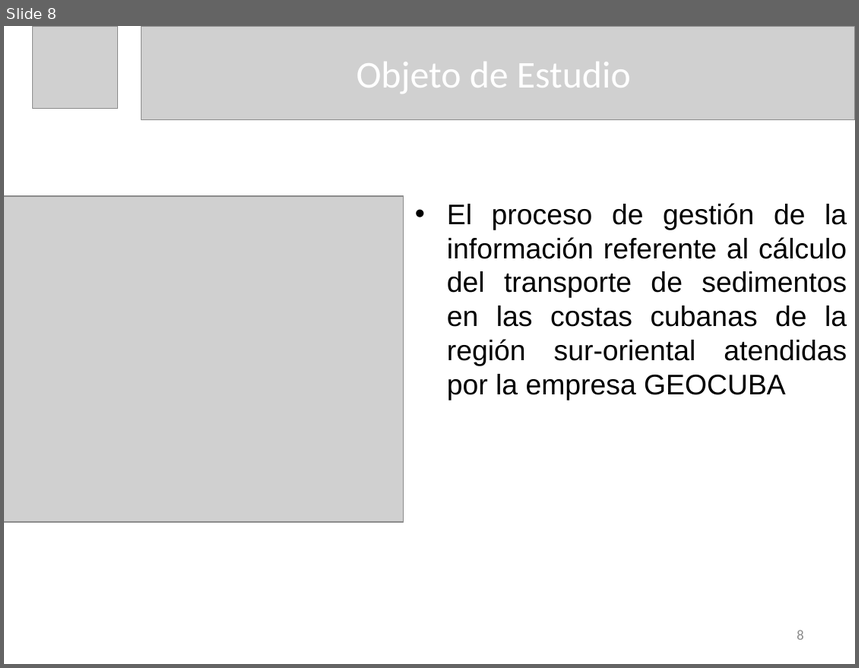
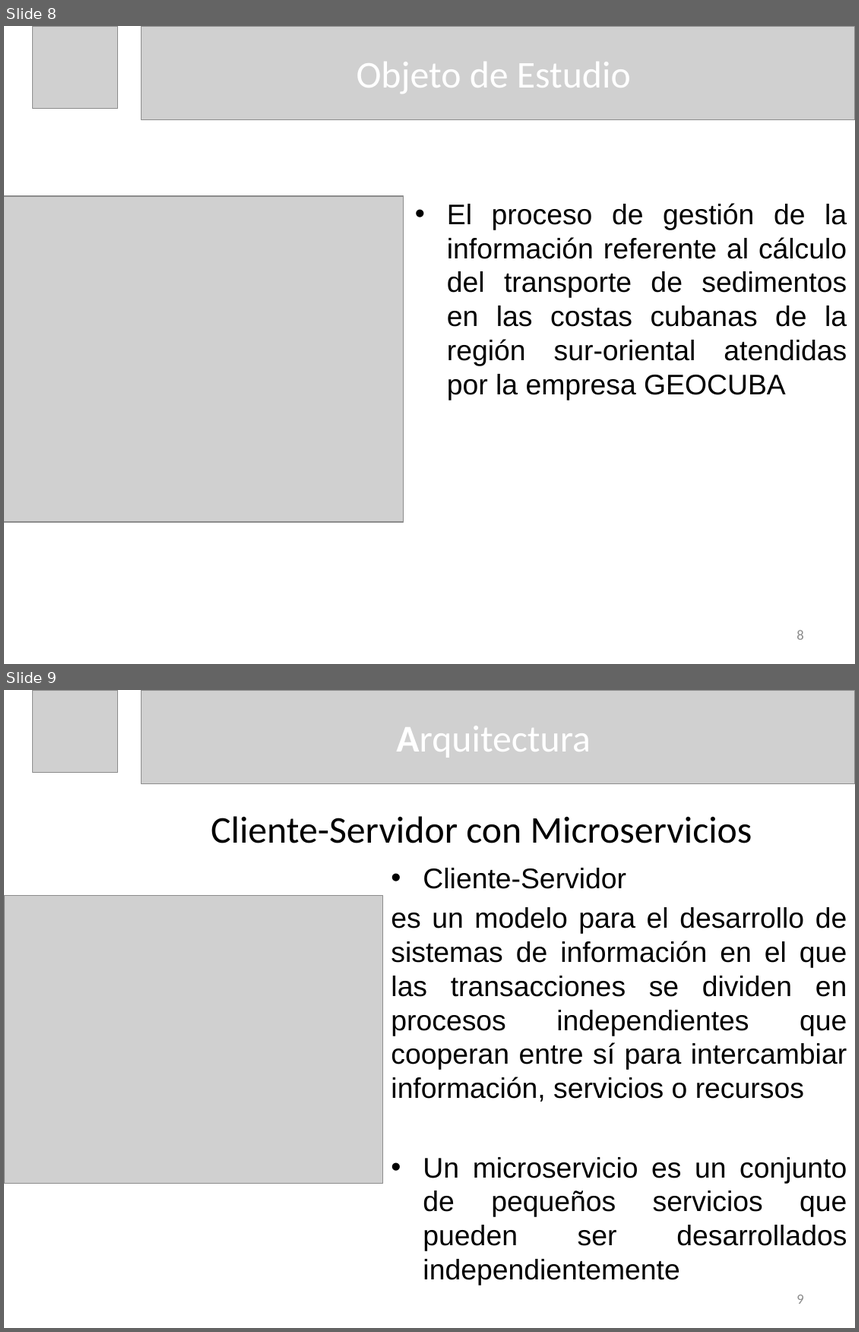
Before and after one commit to dariel-cabrera/MoreCoasts, a slide deck: DOC/Presentacion de Tesis Dariel Cabrera Lopez.pptx. Shown one above the other, each under a label of ours: slide 8 before the commit, slides 8 and 9 after it. The pictures are 859x668 and 859x1332 pixels, drawn with LibreOffice and Linux fonts; fonts in the diff are those of the drawing; grey boxes stand for pictures. Boxes give left, top, right and bottom in pixels: in the first picture for what was removed or moved away, otherwise in the second. Text is boxed around its words. In the diff, an @@ line names an element or a change of style, - is before the commit and + after.

```diff
--- a/DOC/Presentacion de Tesis Dariel Cabrera Lopez.pptx
+++ b/DOC/Presentacion de Tesis Dariel Cabrera Lopez.pptx
@@ slide 9 added at [4,690,855,1328], background #FFFFFF @@
@@ picture added at [32,690,118,773] @@
@@ picture added at [141,690,855,784] @@
@@ title added at [396,726,591,758], 32 pt, text #FFFFFF @@
+Arquitectura
@@ text added at [211,816,753,844], 32 pt, text #000000 @@
+Cliente-Servidor con Microservicios
@@ text added at [391,868,848,1286], 24 pt, text #000000 @@
+• Cliente-Servidor
+es un modelo para el desarrollo de sistemas de información en el que las transacciones se dividen en procesos independientes que cooperan entre sí para intercambiar información, servicios o recursos
+• Un microservicio es un conjunto de pequeños servicios que pueden ser desarrollados independientemente
@@ picture added at [4,895,382,1184] @@
@@ page number added at [797,1295,804,1304], 12 pt, text #8C8C8C @@
+9
```
Also in this commit, not shown: 3 other slides added, 1 slide removed, 29 other files.
